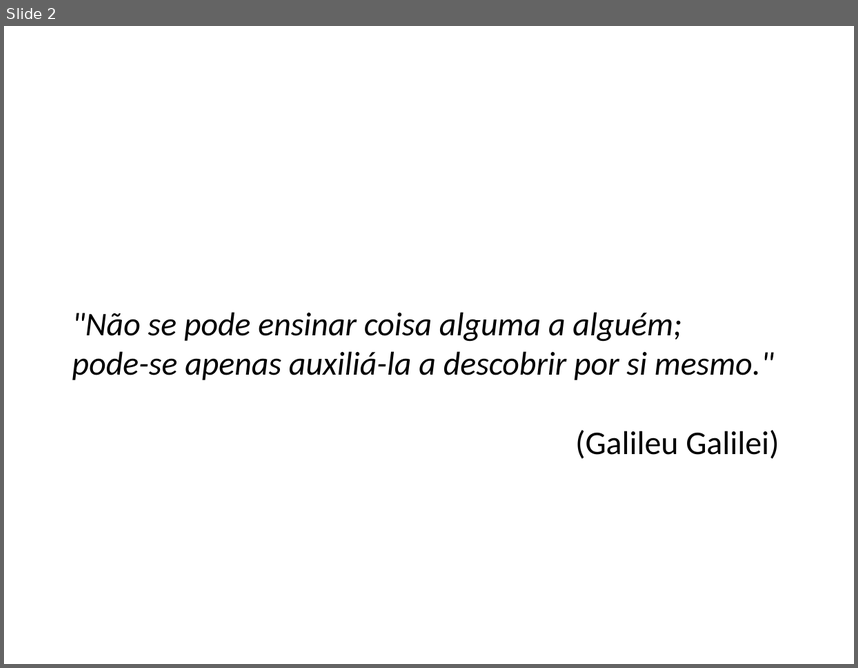
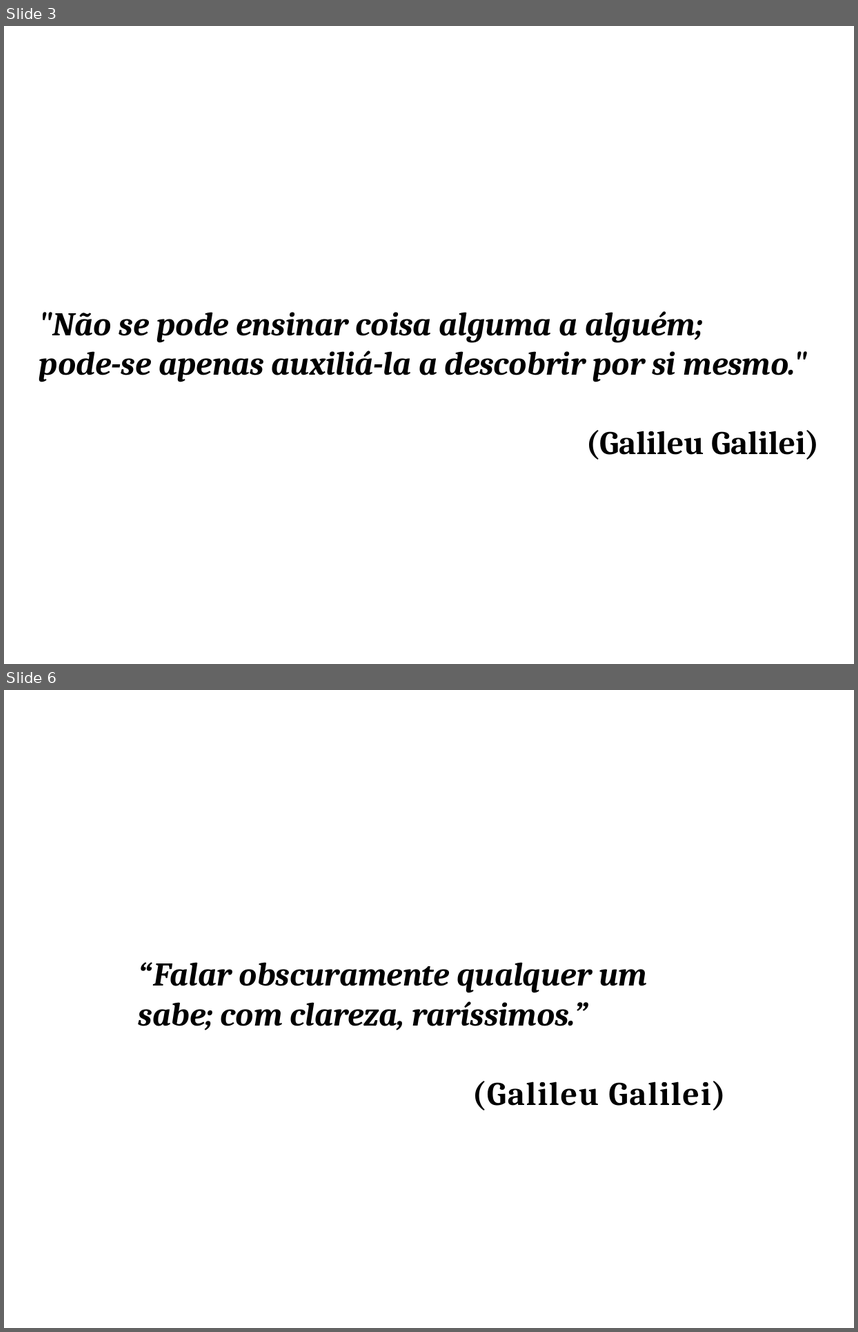
Before and after one commit to mptrv/pagina-pessoal, a slide deck: apresentacoes/frases.pptx. Shown one above the other, each under a label of ours: slide 2 before the commit, slides 3 and 6 after it; the slides between them are not shown. The pictures are 858x668 and 858x1332 pixels, drawn with LibreOffice and Linux fonts; fonts in the diff are those of the drawing. Boxes give left, top, right and bottom in pixels: in the first picture for what was removed or moved away, otherwise in the second. Text is boxed around its words. In the diff, an @@ line names an element or a change of style, - is before the commit and + after.

```diff
--- a/apresentacoes/frases.pptx
+++ b/apresentacoes/frases.pptx
@@ slide 6 added at bbox=[4, 690, 854, 1328], background #FFFFFF @@
@@ text added at bbox=[139, 962, 725, 1110], 28 pt, text #000000, bold, italic @@
+“Falar obscuramente qualquer um sabe; com clareza, raríssimos.”
+(Galileu Galilei)
@@ what was slide 2 is now slide 3 @@
@@ slide 3 changed as well @@
@@ text ""Não se pode ensinar coisa ...": place and size @@
-text ""Não se pode ensinar coisa ..." at bbox=[72, 312, 779, 459]
+text ""Não se pode ensinar coisa ..." at bbox=[39, 311, 820, 459]
@@ text ""Não se pode ensinar coisa ..." at bbox=[39, 311, 820, 459]: font Calibri to Cambria, bold on @@
```
Also in this commit, not shown: 1 other slide changed, 5 other slides added.
